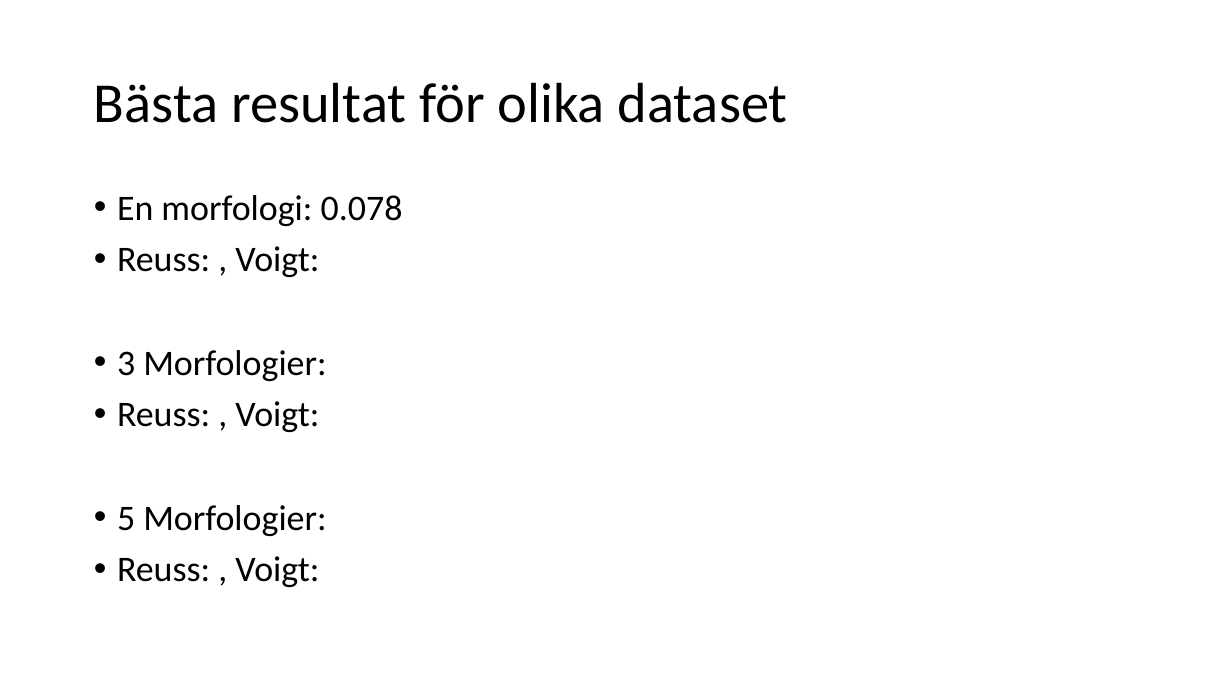
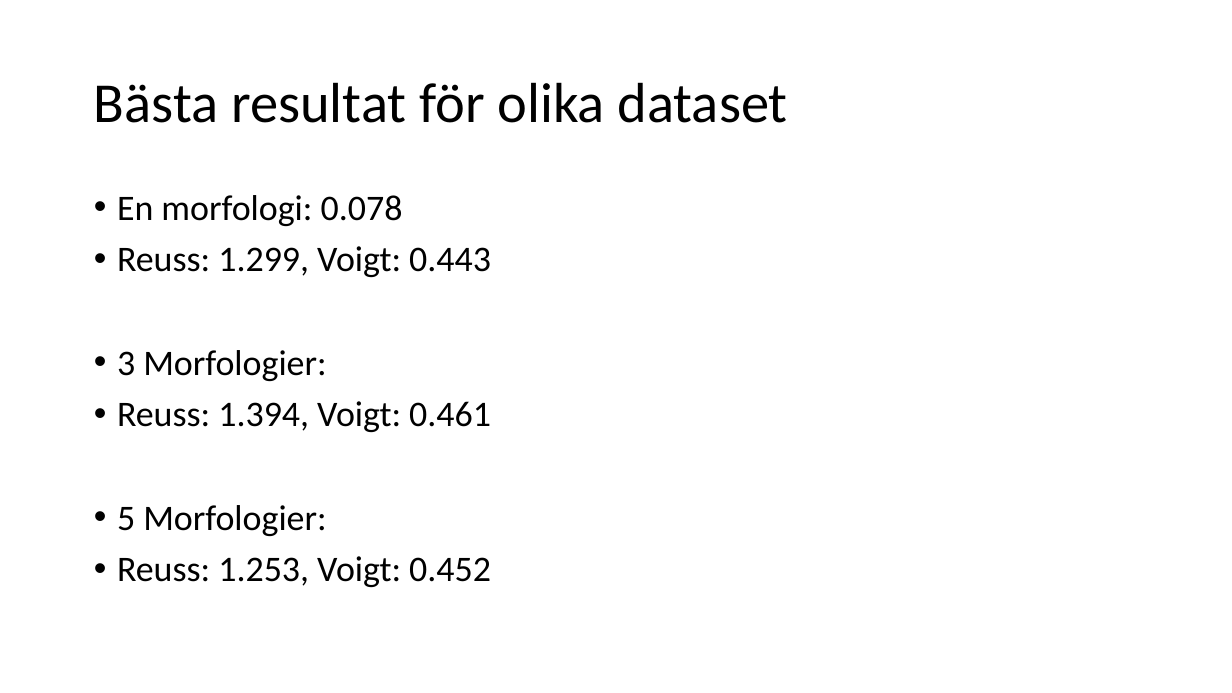
Before and after one commit to gurrajo/phaseField, a slide deck: slide 4 of möte 06-22.pptx. Drawn at 1232x693 pixels with LibreOffice and Linux fonts; fonts in the diff are those of the drawing. Boxes give left, top, right and bottom in pixels: in the first picture for what was removed or moved away, otherwise in the second. Text is boxed around its words. In the diff, an @@ line names an element or a change of style, - is before the commit and + after.

```diff
--- a/möte 06-22.pptx
+++ b/möte 06-22.pptx
@@ text at [117, 246, 491, 277]: text changed @@
-• Reuss: , Voigt:
+• Reuss: 1.299, Voigt: 0.443
@@ text at [117, 401, 491, 432]: text changed @@
-• Reuss: , Voigt:
+• Reuss: 1.394, Voigt: 0.461
@@ text at [117, 556, 491, 587]: text changed @@
-• Reuss: , Voigt:
+• Reuss: 1.253, Voigt: 0.452
```
Also in this commit, not shown: 3 other files.
